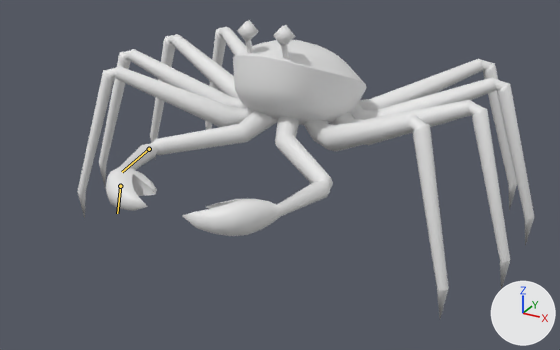
A saved change to the Blender file Assets/Local/Bastien/Meshes/Sources/SN_Clawster.blend.
The view is the same before and after, from a camera (50 mm lens) standing at (1.32, -2.54, 1.45) and looking at (0.09, -0.31, 0.33). The lights are fixed; the arrows at lower right show +X, +Y and +Z. The bones that change are drawn over the model as lines.

Names of what the first picture shows: 'Body_Main', 'Hand_L', 'Hand_R', 'LegA_L', 'LegA_R', 'LegB_L', 'LegB_R', 'LegC_L', 'LegC_R', 'LegD_L', 'LegD_R'.
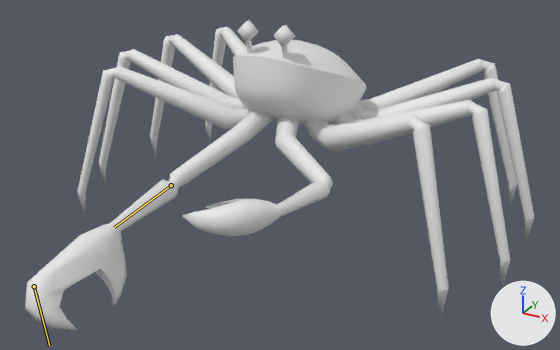
The newer file adds an action. The first version stands in its rest pose; the second is drawn at frame 7 of the action 'Grab_R'.

What differs and where, as boxes (x1, y1, x2, y2) in the pictures (560 x 350 px):
'Hand_R', posed (45% wider, 117% taller): before (106, 110, 277, 211); after (25, 110, 274, 330)
bone 'Forearm_R', root to tip: before (149, 149) to (122, 172); after (171, 185) to (114, 227)
bone 'Hand_IK_R', root to tip: before (120, 186) to (117, 213); after (34, 286) to (49, 345)

Edits to the bpy script that builds the scene:
```text
Change bone_forearm_r:
    where bone_forearm_r = bpy.data.objects['Rig'].pose.bones['Forearm_R']  # child of 'Arm_R'
    bone_forearm_r.location: (0.0, 0.0, 0.0) -> (-0.424, 0.089, -0.17)
    bone_forearm_r.rotation_quaternion: (1.0, 0.0, 0.0, 0.0) -> (0.82, -0.082, -0.518, -0.227)  # degrees (0, 0, 0) -> degrees (13, -63, -39)
    bone_forearm_r.scale: (1.0, 1.0, 1.0) -> (1.15, 1.15, 1.15)
Change bone_hand_ik_r:
    where bone_hand_ik_r = bpy.data.objects['Rig'].pose.bones['Hand_IK_R']
    bone_hand_ik_r.location: (0.0, 0.0, 0.0) -> (0.237, 0.157, -0.299)
    bone_hand_ik_r.rotation_quaternion: (1.0, 0.0, 0.0, 0.0) -> (0.986, -0.271, -0.21, 0.268)  # degrees (0, 0, 0) -> degrees (-35, -13, 35)
```
